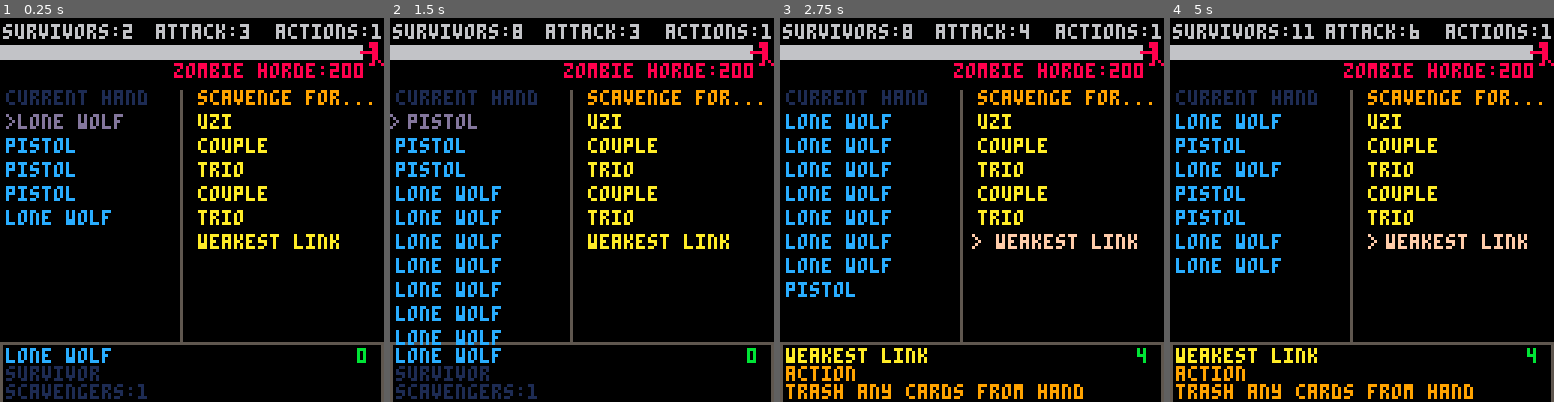
Above: before the commit, frames 1-4 (left to right).
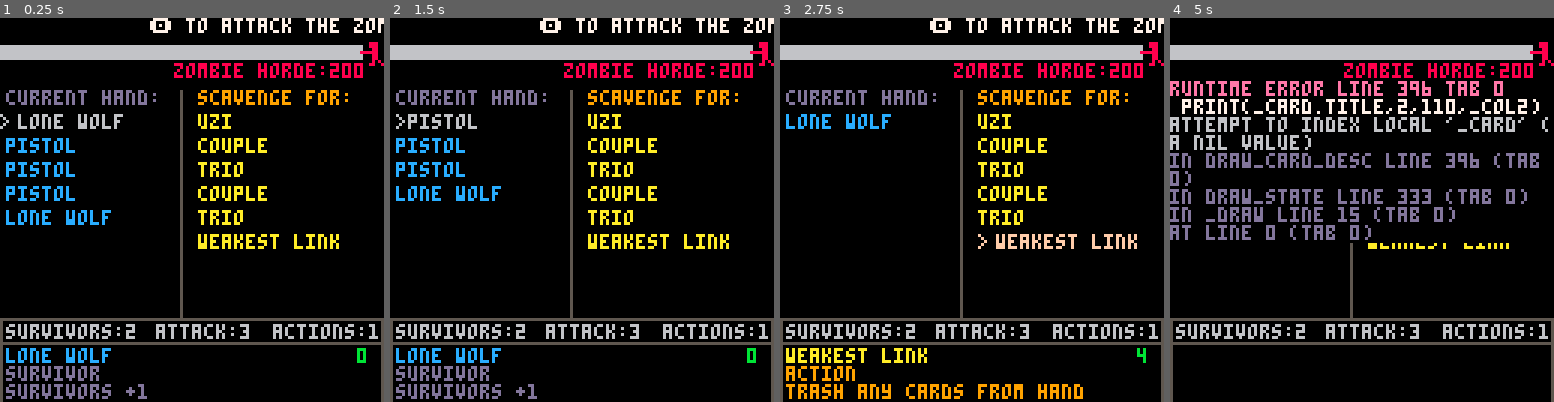
Above: after the commit, the same moments.

Repository: jeff-adams/pico8
Game: PICO-8 cartridge dev/zombie.p8
The game is run twice, just before and just after one commit, with the same random seed, the same clock (stepped at 60 frames per second) and the same inputs.
Inputs:
- Up to frame 1 (0.25 s): no input
- Up to frame 2 (1.5 s): tap X (X key) at 0.33, 1.07 s; tap O (Z key) at 0.7 s
- Up to frame 3 (2.75 s): hold Right 1.6-2.1 s; tap O (Z key) at 1.7, 2.1, 2.5 s; tap X (X key) at 1.85 s; hold Up 2.15-2.42 s; hold Right from 2.47 s (still down)
- Up to frame 4 (5 s): tap O (Z key) every 0.4 s from 2.9 to 4.9 s; tap X (X key) at 2.97, 4.08 s; release Right at 3.03 s; hold Left 3.08-3.58 s; hold Down 3.63-3.97 s; hold Right 4.02-4.68 s; hold Up from 4.73 s (still down)

The runs differ from the first frame. In frame 1, 7.1% of the frame differs, in the area x 0-100%, y 0-100%; in frame 2, 9.4%; in frame 3, 8.4%; in frame 4, 21%, in the area x 0-100%, y 1-100%.
Error after the commit: runtime error line 396 tab 0; print(_card.title,2,110,_col2); attempt to index local '_card' (a nil value)

Commit message:
zombie UI adjustments

Diff:
--- a/dev/zombie.p8
+++ b/dev/zombie.p8
@@ -10,7 +10,7 @@
 end
 
 function _update()
-	sec=flr(time())
+	sec=flr(time()*10)
 	update_state()
 end
 
@@ -35,7 +35,8 @@
 	turns=20
 	horde=200
 	current={card={},sel=1,cards=hand}
-	sec=flr(time())
+	sec=flr(time()*10)
+	message=nil
 end
 
 function create_draw()
@@ -264,6 +265,30 @@
 --update
 
 function update_game()
+	game_btns()
+	game_messages()
+end
+
+function update_player(_card)
+	if _card.ctype == "survivor" then
+		surv+=_card.val
+	end
+	if _card.ctype == "weapon" then
+		atk+=_card.dmg
+	end
+end
+
+function game_messages()
+	if current.cards==hand then
+		if sec%100==0 then
+			message="❎ to play an action card"
+		else
+			message="🅾️ to attack the zombie horde"
+		end
+	end
+end
+
+function game_btns()
 	if btnp(⬇️) then
 		next_card()
 	end
@@ -281,21 +306,21 @@
 		current.card=hand[1]
 	end
 	if btnp(❎) then
-		draw_cards(5)
+		if current.card.ctype == "action"
+		and current.cards==hand then
+			for a in all(current.card.actions) do
+				a.action(a.val)
+			end
+			acts-=1
+		end
+		if current.cards==scavenge then
+			scavenge_card(current.card)
+		end
 	end
 	if btnp(🅾️) then
 		if #hand > 0 then
 			discard_card(hand[1])
 		end
-	end
-end
-
-function update_player(_card)
-	if _card.ctype == "survivor" then
-		surv+=_card.val
-	end
-	if _card.ctype == "weapon" then
-		atk+=_card.dmg
 	end
 end
 -->8
@@ -309,36 +334,31 @@
 	draw_scavenge()
 	draw_horde()
 	draw_card_desc()
+	draw_message()
 end
 
 function draw_outlines()
-	line(60,24,60,108,5)
+	line(60,24,60,100,5)
 	rect(0,108,127,128,5)
+	rect(0,100,127,108,5)
 end
 
 function draw_stats()
-	print("survivors:"..surv,1,2,6)
-	print("attack:"..atk,52,2,6)
-	print("actions:"..act,92,2,6)
-	for i=20,1,-1 do
-		print("█",i*6-6,9,8)
-	end
-	for i=turns,1,-1 do
-		print("█",i*6-6,9,6)
-	end
-	spr(1,120,8)
+	print("survivors:"..surv,2,102,6)
+	print("attack:"..atk,52,102,6)
+	print("actions:"..act,91,102,6)
 end
 
 function draw_hand()
-	print("current hand",2,24,1)
+	print("current hand:",2,24,13)
 	for i=1,#hand do
 		if current.cards==hand and i==current.sel then
-			if sec%2==0 then
-				print(">",2,i*8+24,13)
+			if sec%5==0 then
+				print(">",2,i*8+24,6)
 			else
-				print(">",0,i*8+24,13)
+				print(">",0,i*8+24,6)
 			end
-			print(hand[i].title,6,i*8+24,13)
+			print(hand[i].title,6,i*8+24,6)
 		else
 			print(hand[i].title,2,i*8+24,12)
 		end
@@ -346,10 +366,10 @@
 end
 
 function draw_scavenge()
-	print("scavenge for...",66,24,9)
+	print("scavenge for:",66,24,9)
 	for i=1,#scavenge do
 		if current.cards==scavenge and i==current.sel then
-			if sec%2==0 then
+			if sec%5==0 then
 				print(">",64,i*8+24,15)
 			else
 				print(">",66,i*8+24,15)
@@ -362,25 +382,39 @@
 end
 
 function draw_horde()
+	for i=20,1,-1 do
+		print("█",i*6-6,9,8)
+	end
+	for i=turns,1,-1 do
+		print("█",i*6-6,9,6)
+	end
+	spr(1,120,8)
 	print("zombie horde:"..horde,58,15,8)
 end
 
 function draw_card_desc()
 	local _card=current.card
-	local _col1=current.cards==hand and 1 or 9
+	local _col1=current.cards==hand and 13 or 9
 	local _col2=current.cards==hand and 12 or 10
 	print(_card.title,2,110,_col2)
 	print(_card.ctype,2,116,_col1)
 	if _card.dmg != nil then
-		print("attack:".._card.dmg,2,122,_col1)
+		print("attack +".._card.dmg,2,122,_col1)
 	end
 	if _card.val != nil then
-		print("scavengers:".._card.val,2,122,_col1)
+		print("survivors +".._card.val,2,122,_col1)
 	end
 	if _card.desc != nil then
 		print(_card.desc,2,122,_col1)
 	end
 	print(_card.cost,119,110,11)
+end
+
+function draw_message()
+	if message!=nil then
+		local _x=(128-#message)/2
+		print(message,_x,0,7)
+	end
 end
 __gfx__
 00000000000888000000000000000000000000000000000000000000000000000000000000000000000000000000000000000000000000000000000000000000
